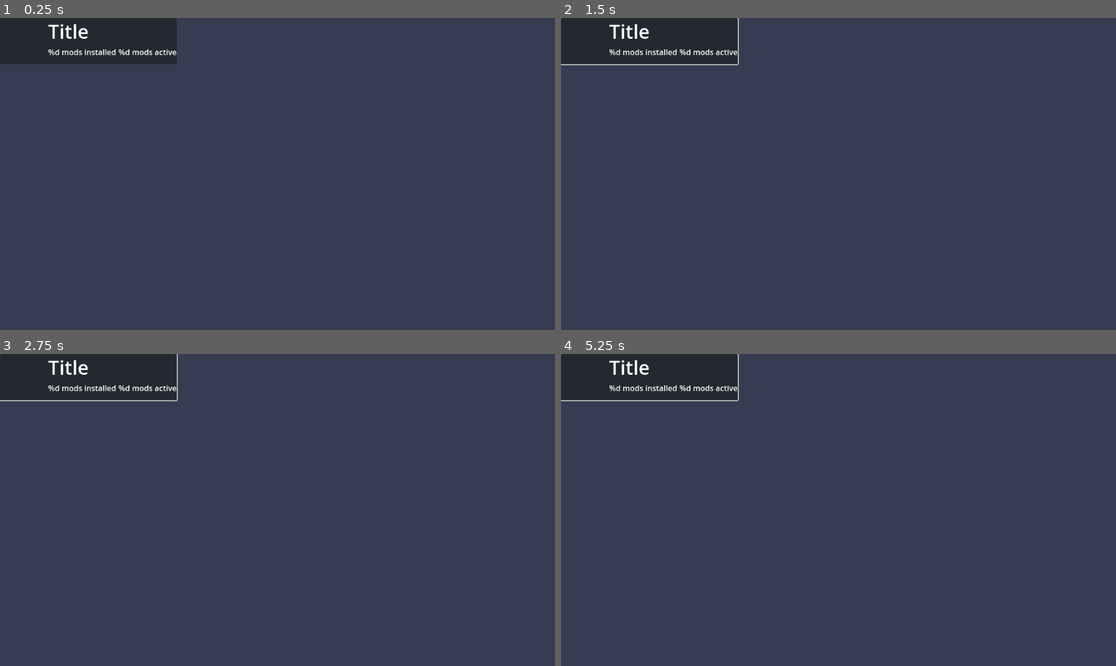
Above: before the commit, frames 1-4 (two rows, left to right).
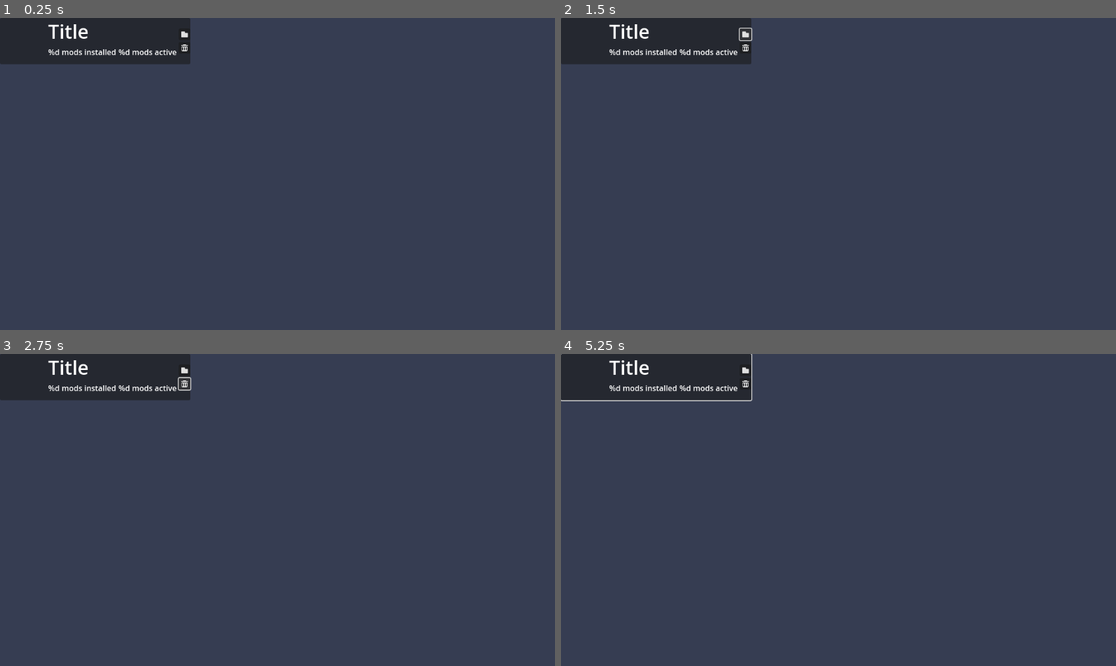
Above: after the commit, the same moments.

Repository: KoBeWi/Godot-Universal-Mod-Manager
Game: Godot game, scene res://Nodes/GameEntry.tscn
The game is run twice, just before and just after one commit, with the same random seed, the same clock (stepped at 60 frames per second) and the same inputs. This scene is started directly instead of the project's main scene.
Inputs (mouse positions are in pixels of both pictures, inside the frame that each line leads up to; where the layout moved, square brackets give the same spot in the first picture):
- Up to frame 1 (0.25 s): no input
- Up to frame 2 (1.5 s): click (655, 39) [649, 39] at 0.5 s; click (744, 33) at 1.27 s
- Up to frame 3 (2.75 s): click (183, 385) at 2.02 s
- Up to frame 4 (5.25 s): click (655, 375) [649, 375] at 2.75 s; click (744, 369) at 3.52 s; click (744, 385) at 4.27 s; click (655, 375) [649, 375] at 5 s

The runs differ from the first frame. In frame 1, 0.3% of the frame differs, in the area x 31-35%, y 0-15%; in frame 2, 0.5%; in frame 3, 0.5%, in the area x 0-35%, y 0-16%; in frame 4, 0.4%.

Commit message:
Game management

Diff:
--- a/Data/GameDescriptor.gd
+++ b/Data/GameDescriptor.gd
@@ -7,14 +7,18 @@
 
 var file_path: String
 
-func load_data(path: String):
+func load_data(path: String) -> bool:
 	file_path = path
 
 	var config_file := ConfigFile.new()
+	if config_file.load(path) != OK:
+		return false
+
 	config_file.load(path.path_join("game.cfg"))
 	title = config_file.get_value("Godot Game", "title")
 	godot_version = config_file.get_value("Godot Game", "godot_version")
 	main_scene = config_file.get_value("Godot Game", "main_scene")
+	return true
 
 func save_data(path: String):
 	file_path = path
--- a/Data/Registry.gd
+++ b/Data/Registry.gd
@@ -28,6 +28,10 @@
 	game.installed_mods.append(mod)
 	save_game_entry_list()
 	return mod
+
+func remove_game_entry(game: GameData):
+	games.erase(game)
+	save_game_entry_list()
 
 func remove_mod_entry(game: GameData, mod: GameData.ModData):
 	game.installed_mods.erase(mod)
--- /dev/null
+++ b/Examples/Blastronaut Demo/GameInfo/game.cfg
@@ -0,0 +1,5 @@
+[Godot Game]
+
+title="Blastronaut Demo"
+godot_version="3.x"
+main_scene="res://Scenes/World.tscn"
--- /dev/null
+++ b/Examples/Spooky Ghosts Dot Com/GameInfo/game.cfg
@@ -0,0 +1,5 @@
+[Godot Game]
+
+title="Spooky Ghosts Dot Com"
+godot_version="2.x"
+main_scene="res://scenes/misc/baseScene.tscn"
--- a/Nodes/GameEntry.gd
+++ b/Nodes/GameEntry.gd
@@ -2,13 +2,26 @@
 
 @onready var button: Button = $Button
 
+var entry: GameDescriptor
 var metadata: Registry.GameData
-var entry: GameDescriptor
+
+var missing: bool
+var has_icon: bool
 
 func set_game(meta: Registry.GameData):
 	metadata = meta
 
 	entry = GameDescriptor.new()
+	if not entry.load_data(metadata.entry_path.path_join("game.cfg")):
+		missing = true
+		%Title.text = "MISSING"
+		%Title.modulate = Color.RED
+		%Installed.text = "Game info not found at path: %s." % metadata.entry_path
+		%Active.hide()
+		%OpenFolder.pressed.connect($FileDialog.popup_centered_ratio.bind(0.4))
+		$Button.pressed.connect($FileDialog.popup_centered_ratio.bind(0.4))
+		return
+
 	entry.load_data(metadata.entry_path)
 
 	%Title.text = entry.title
@@ -21,3 +34,27 @@
 		%Active.text %= metadata.installed_mods.filter(func(mod): return mod.active).size()
 	else:
 		%Active.text %= 0
+
+	%OpenFolder.pressed.connect(OS.shell_open.bind(ProjectSettings.globalize_path(metadata.entry_path)))
+
+func try_recover(dir: String) -> void:
+	if dir.is_empty():
+		shoot_error.call_deferred("Path can't be empty.")
+		return
+
+	if not DirAccess.dir_exists_absolute(dir):
+		shoot_error.call_deferred("The provided directory does not exist.")
+		return
+
+	if not FileAccess.file_exists(dir.path_join("game.cfg")):
+		shoot_error.call_deferred("No \"game.cfg\" found at the given location.")
+		return
+
+	metadata.entry_path = dir
+	Registry.save_game_entry_list()
+
+	owner.refresh_entry(self)
+
+func shoot_error(error: String):
+	$AcceptDialog.dialog_text = error
+	$AcceptDialog.popup_centered()
--- a/Nodes/GameEntry.tscn
+++ b/Nodes/GameEntry.tscn
@@ -1,8 +1,11 @@
-[gd_scene load_steps=2 format=3 uid="uid://cby1pndqgyn3p"]
+[gd_scene load_steps=4 format=3 uid="uid://cby1pndqgyn3p"]
 
 [ext_resource type="Script" path="res://Nodes/GameEntry.gd" id="1_t476h"]
+[ext_resource type="Texture2D" uid="uid://cgdl6ls80n328" path="res://Textures/Folder.svg" id="2_2k2ec"]
+[ext_resource type="Texture2D" uid="uid://csvx51bvvwu3p" path="res://Textures/Remove.svg" id="4_c2x44"]
 
 [node name="GameEntry" type="PanelContainer"]
+offset_right = 395.0
 offset_bottom = 96.0
 script = ExtResource("1_t476h")
 
@@ -49,6 +52,37 @@
 text = "%d mods active"
 horizontal_alignment = 1
 
+[node name="Control" type="Control" parent="HBoxContainer"]
+custom_minimum_size = Vector2(24, 0)
+layout_mode = 2
+
 [node name="Button" type="Button" parent="."]
 layout_mode = 2
 flat = true
+
+[node name="VBoxContainer2" type="VBoxContainer" parent="."]
+layout_mode = 2
+size_flags_horizontal = 8
+alignment = 1
+
+[node name="OpenFolder" type="Button" parent="VBoxContainer2"]
+unique_name_in_owner = true
+layout_mode = 2
+tooltip_text = "Open Folder"
+icon = ExtResource("2_2k2ec")
+
+[node name="Remove" type="Button" parent="VBoxContainer2"]
+unique_name_in_owner = true
+layout_mode = 2
+tooltip_text = "Delete"
+icon = ExtResource("4_c2x44")
+
+[node name="FileDialog" type="FileDialog" parent="."]
+title = "Open a Directory"
+size = Vector2i(425, 162)
+ok_button_text = "Wybierz bieżący katalog"
+file_mode = 2
+
+[node name="AcceptDialog" type="AcceptDialog" parent="."]
+
+[connection signal="dir_selected" from="FileDialog" to="." method="try_recover"]
--- a/Nodes/ModEntry.gd
+++ b/Nodes/ModEntry.gd
@@ -25,7 +25,7 @@
 	%Version.text = "v.%s" % entry.version
 	%Active.set_pressed_no_signal(metadata.active)
 
-	%OpenFolder.pressed.connect(OS.shell_open.bind(metadata.load_path))
+	%OpenFolder.pressed.connect(OS.shell_open.bind(ProjectSettings.globalize_path(metadata.load_path)))
 
 	if FileAccess.file_exists(metadata.load_path.path_join("icon.png")):
 		var image := Image.load_from_file(metadata.load_path.path_join("icon.png"))
@@ -38,10 +38,6 @@
 	owner.apply_mods()
 
 func try_recover(dir: String) -> void:
-	if dir.is_empty():
-		shoot_error.call_deferred("Path can't be empty.")
-		return
-
 	if dir.is_empty():
 		shoot_error.call_deferred("Path can't be empty.")
 		return
--- a/Nodes/ModEntry.tscn
+++ b/Nodes/ModEntry.tscn
@@ -86,7 +86,7 @@
 [node name="FileDialog" type="FileDialog" parent="."]
 title = "Open a Directory"
 size = Vector2i(425, 162)
-ok_button_text = "Wybierz ten folder"
+ok_button_text = "Wybierz bieżący katalog"
 file_mode = 2
 
 [node name="AcceptDialog" type="AcceptDialog" parent="."]
--- a/Scenes/Main.gd
+++ b/Scenes/Main.gd
@@ -2,6 +2,8 @@
 
 enum {DIRECTORY_CREATE_GAME, DIRECTORY_ADD_GAME, DIRECTORY_ADD_DESCRIPTIOR}
 var directory_mode: int = -1
+
+var entry_to_delete: Control
 
 func _ready() -> void:
 	for game in Registry.games:
@@ -44,9 +46,10 @@
 
 	if %CopyLocal.button_pressed:
 		var entry := GameDescriptor.new()
-		entry.load_data(entry_folder)
+		entry.load_data(entry_folder.path_join("game.cfg"))
 
-		var new_folder: String = "user://Games/" + %CreateTitle.text.validate_filename()
+		var new_folder: String = "user://Games/" + entry.title.validate_filename()
+		prints(new_folder, entry.title, entry.title.validate_filename())
 		DirAccess.make_dir_recursive_absolute(new_folder)
 		DirAccess.copy_absolute(entry_folder.path_join("game.cfg"), new_folder.path_join("game.cfg"))
 		DirAccess.copy_absolute(entry_folder.path_join("icon.png"), new_folder.path_join("icon.png"))
@@ -119,11 +122,15 @@
 	var entry_data := Registry.add_new_game_entry(entry_path, %CreateDirectory.text.simplify_path())
 	add_game_entry(entry_data)
 
-func add_game_entry(game: Registry.GameData):
+func add_game_entry(game: Registry.GameData) -> Control:
 	var entry = preload("res://Nodes/GameEntry.tscn").instantiate()
 	%GameList.add_child(entry)
+	entry.owner = self
 	entry.set_game(game)
-	entry.button.pressed.connect(open_game.bind(game.entry_path))
+	if not entry.missing:
+		entry.button.pressed.connect(open_game.bind(game.entry_path))
+	entry.get_node(^"%Remove").pressed.connect(remove_game.bind(entry))
+	return entry
 
 func open_game(path: String):
 	get_tree().set_meta(&"current_game", path)
@@ -132,3 +139,21 @@
 func set_text(edit: LineEdit, text: String):
 	edit.text = text
 	edit.text_changed.emit(text)
+
+func refresh_entry(old_entry: Control):
+	var new_entry := add_game_entry(old_entry.metadata)
+	new_entry.get_parent().move_child(new_entry, old_entry.get_index())
+	old_entry.queue_free()
+
+func remove_game(entry, confirmed := false):
+	if confirmed:
+		entry = entry_to_delete
+		entry.missing = true
+
+	if entry.missing:
+		Registry.remove_game_entry(entry.metadata)
+		entry.queue_free()
+	else:
+		entry_to_delete = entry
+		$DeleteConfirm.dialog_text = "Delete game \"%s\"?" % entry.entry.title
+		$DeleteConfirm.popup_centered()
--- a/Scenes/Main.tscn
+++ b/Scenes/Main.tscn
@@ -167,6 +167,8 @@
 horizontal_alignment = 1
 autowrap_mode = 2
 
+[node name="DeleteConfirm" type="ConfirmationDialog" parent="."]
+
 [connection signal="pressed" from="VBoxContainer/Button" to="." method="on_add_game_entry"]
 [connection signal="pressed" from="VBoxContainer/Button2" to="." method="on_create_game_entry"]
 [connection signal="confirmed" from="AddGame" to="." method="import_game_entry"]
@@ -177,3 +179,4 @@
 [connection signal="text_changed" from="CreateGame/VBoxContainer2/VBoxContainer/CreateIcon" to="." method="validate_create"]
 [connection signal="text_changed" from="CreateGame/VBoxContainer2/VBoxContainer/CreateScene" to="." method="validate_create" unbinds=1]
 [connection signal="text_changed" from="CreateGame/VBoxContainer2/VBoxContainer/CreateDirectory" to="." method="validate_create"]
+[connection signal="confirmed" from="DeleteConfirm" to="." method="remove_game" binds= [true, true]]
Binary file added: Examples/Blastronaut Demo/GameInfo/icon.png
Renamed: Examples/Lumencraft/Lumencraft/game.cfg -> Examples/Lumencraft/GameInfo/game.cfg
Renamed: Examples/Lumencraft/Lumencraft/icon.png -> Examples/Lumencraft/GameInfo/icon.png
Binary file added: Examples/Spooky Ghosts Dot Com/GameInfo/icon.png
